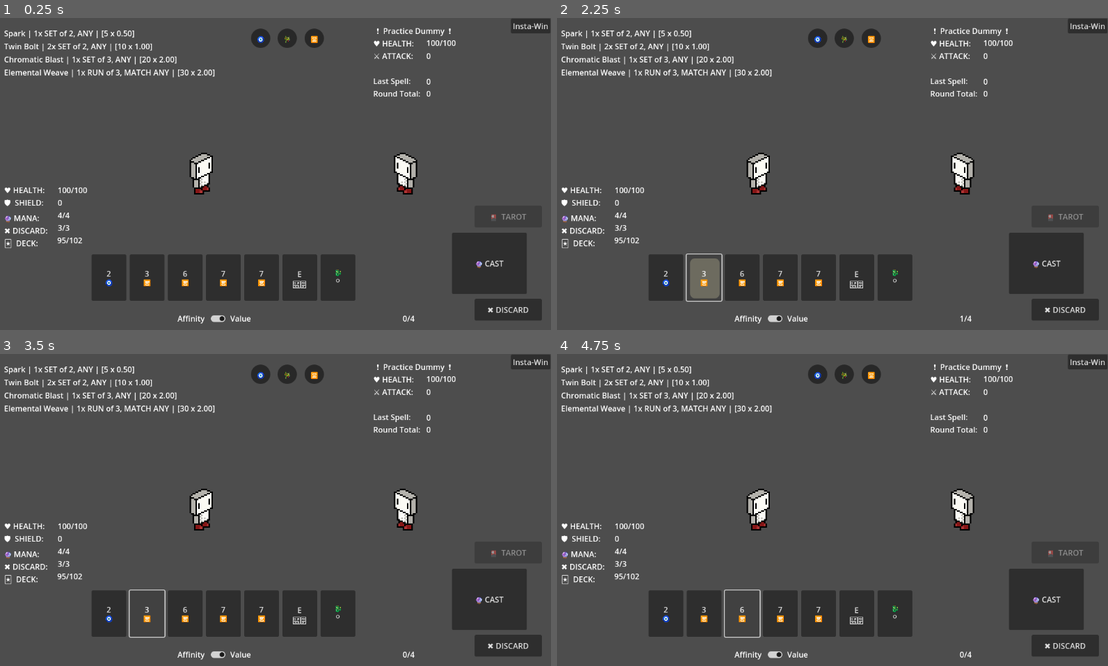
Above: before the commit, frames 1-4 (two rows, left to right).
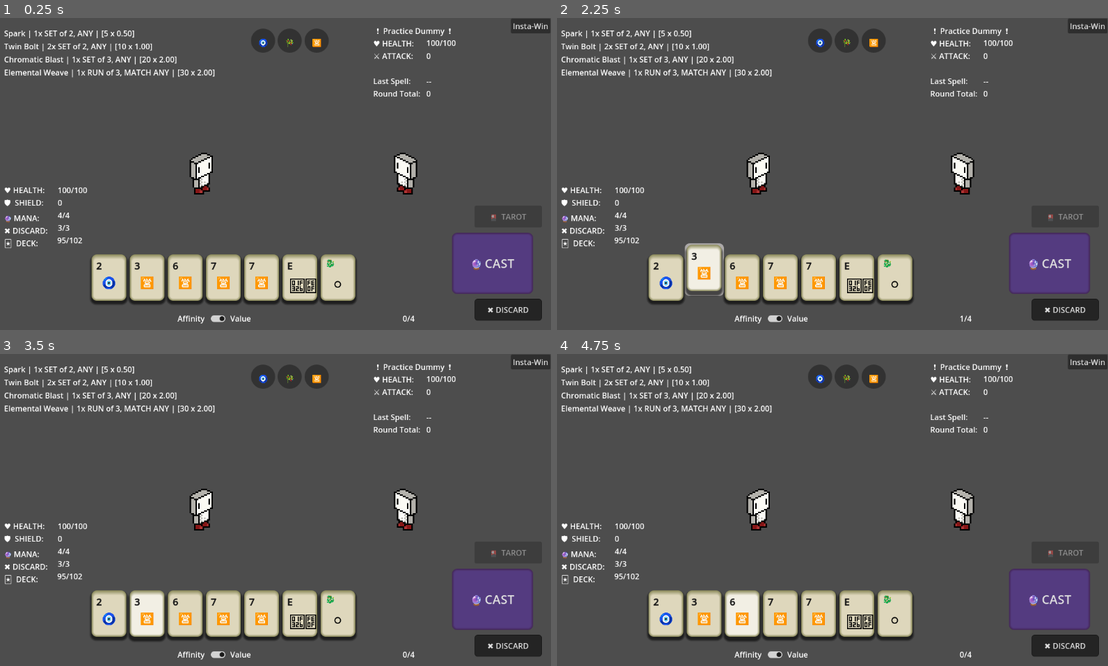
Above: after the commit, the same moments.

Repository: itsdotnickscott/wizard_card_game
Game: Godot game, scene res://scenes/map.tscn
Two runs of this game, one before a commit and one after it. Both use one fixed random seed, a clock stepped at 60 frames per second and the inputs below.
Inputs (mouse positions are in pixels of both pictures, inside the frame that each line leads up to):
- Up to frame 1 (0.25 s): no input
- Up to frame 2 (2.25 s): click (667, 276) at 0.5 s, where only the run before the commit has a clickable "2 🧿"; click (667, 267) at 1.25 s, where only the run after the commit has a clickable "2"; click (705, 276) at 2 s, where only the run before the commit has a clickable "3 🈺"
- Up to frame 3 (3.5 s): click (148, 603) at 2.75 s, where only the run after the commit has a clickable "3"
- Up to frame 4 (4.75 s): click (744, 612) at 3.5 s, where only the run before the commit has a clickable "6 🈺"; click (744, 603) at 4.25 s, where only the run after the commit has a clickable "6"

The runs differ from the first frame. In frame 1, 11% of the frame differs, in the area x 16-97%, y 3-92%; in frame 2, 11%; in frame 3, 11%; in frame 4, 11%.

Commit message:
small vfx work
small work on the card UI and battle buttons to give a bit more flavor

Diff:
--- a/scenes/battle_ui.tscn
+++ b/scenes/battle_ui.tscn
@@ -1,14 +1,93 @@
-[gd_scene load_steps=4 format=3 uid="uid://ds5bf8cdlryeg"]
+[gd_scene load_steps=12 format=3 uid="uid://ds5bf8cdlryeg"]
 
 [ext_resource type="Script" path="res://scripts/battle_ui.gd" id="1_bixgw"]
 [ext_resource type="PackedScene" uid="uid://bbdhec2d0jaoc" path="res://scenes/card_ui.tscn" id="2_j8uyp"]
 
 [sub_resource type="StyleBoxFlat" id="StyleBoxFlat_pjitt"]
-bg_color = Color(0.157274, 0.157274, 0.157274, 1)
-corner_radius_top_left = 20
-corner_radius_top_right = 20
-corner_radius_bottom_right = 20
-corner_radius_bottom_left = 20
+bg_color = Color(0.197937, 0.197937, 0.197937, 1)
+corner_radius_top_left = 25
+corner_radius_top_right = 25
+corner_radius_bottom_right = 25
+corner_radius_bottom_left = 25
+
+[sub_resource type="StyleBoxEmpty" id="StyleBoxEmpty_cbmt3"]
+
+[sub_resource type="StyleBoxEmpty" id="StyleBoxEmpty_y6dgb"]
+
+[sub_resource type="StyleBoxFlat" id="StyleBoxFlat_4rskj"]
+bg_color = Color(0.439276, 0.323401, 0.649058, 1)
+border_width_left = 10
+border_width_top = 10
+border_width_right = 10
+border_width_bottom = 10
+border_color = Color(0.664043, 0.476597, 0.798361, 1)
+border_blend = true
+corner_radius_top_left = 10
+corner_radius_top_right = 10
+corner_radius_bottom_right = 10
+corner_radius_bottom_left = 10
+
+[sub_resource type="StyleBoxFlat" id="StyleBoxFlat_m0m8l"]
+bg_color = Color(0.224952, 0.15242, 0.351464, 1)
+border_width_left = 10
+border_width_top = 10
+border_width_right = 10
+border_width_bottom = 10
+border_color = Color(0.137255, 0.0666667, 0.184314, 1)
+border_blend = true
+corner_radius_top_left = 10
+corner_radius_top_right = 10
+corner_radius_bottom_right = 10
+corner_radius_bottom_left = 10
+
+[sub_resource type="StyleBoxFlat" id="StyleBoxFlat_ja7rt"]
+bg_color = Color(0.329412, 0.231373, 0.501961, 1)
+border_width_left = 5
+border_width_top = 5
+border_width_right = 5
+border_width_bottom = 5
+border_color = Color(0.26814, 0.155801, 0.348471, 1)
+border_blend = true
+corner_radius_top_left = 10
+corner_radius_top_right = 10
+corner_radius_bottom_right = 10
+corner_radius_bottom_left = 10
+
+[sub_resource type="StyleBoxFlat" id="StyleBoxFlat_bbar1"]
+bg_color = Color(0.440353, 6.55781e-07, 4.81308e-08, 1)
+border_width_left = 4
+border_width_top = 4
+border_width_right = 4
+border_width_bottom = 4
+border_color = Color(0.999868, 0.252206, 0.296817, 1)
+border_blend = true
+corner_radius_top_left = 5
+corner_radius_top_right = 5
+corner_radius_bottom_right = 5
+corner_radius_bottom_left = 5
+
+[sub_resource type="StyleBoxFlat" id="StyleBoxFlat_polue"]
+bg_color = Color(0.103744, 0.103744, 0.103744, 1)
+border_width_left = 1
+border_width_top = 1
+border_width_right = 1
+border_width_bottom = 1
+border_color = Color(0.0901961, 0.0901961, 0.0901961, 1)
+corner_radius_top_left = 5
+corner_radius_top_right = 5
+corner_radius_bottom_right = 5
+
+[sub_resource type="StyleBoxFlat" id="StyleBoxFlat_pgk48"]
+bg_color = Color(0.142858, 0.142858, 0.142858, 1)
+border_width_left = 1
+border_width_top = 1
+border_width_right = 1
+border_width_bottom = 1
+border_color = Color(0.0911215, 0.0911214, 0.0911214, 1)
+corner_radius_top_left = 5
+corner_radius_top_right = 5
+corner_radius_bottom_right = 5
+corner_radius_bottom_left = 5
 
 [node name="BattleUI" type="Control"]
 layout_mode = 3
@@ -161,12 +240,13 @@
 
 [node name="Idol1" type="PanelContainer" parent="Idols"]
 layout_mode = 0
-offset_right = 40.0
-offset_bottom = 40.0
+offset_right = 50.0
+offset_bottom = 50.0
 theme_override_styles/panel = SubResource("StyleBoxFlat_pjitt")
 
 [node name="Label" type="Label" parent="Idols/Idol1" groups=["idol_labels"]]
 layout_mode = 2
+theme_override_font_sizes/font_size = 20
 text = "🔥"
 horizontal_alignment = 1
 vertical_alignment = 2
@@ -174,12 +254,13 @@
 [node name="Idol2" type="PanelContainer" parent="Idols"]
 layout_mode = 0
 offset_left = 55.0
-offset_right = 95.0
-offset_bottom = 40.0
+offset_right = 105.0
+offset_bottom = 50.0
 theme_override_styles/panel = SubResource("StyleBoxFlat_pjitt")
 
 [node name="Label" type="Label" parent="Idols/Idol2" groups=["idol_labels"]]
 layout_mode = 2
+theme_override_font_sizes/font_size = 20
 text = "🔥"
 horizontal_alignment = 1
 vertical_alignment = 2
@@ -187,12 +268,13 @@
 [node name="Idol3" type="PanelContainer" parent="Idols"]
 layout_mode = 0
 offset_left = 111.0
-offset_right = 151.0
-offset_bottom = 40.0
+offset_right = 161.0
+offset_bottom = 50.0
 theme_override_styles/panel = SubResource("StyleBoxFlat_pjitt")
 
 [node name="Label" type="Label" parent="Idols/Idol3" groups=["idol_labels"]]
 layout_mode = 2
+theme_override_font_sizes/font_size = 20
 text = "🔥"
 horizontal_alignment = 1
 vertical_alignment = 2
@@ -242,14 +324,20 @@
 offset_top = 389.0
 offset_right = 1133.0
 offset_bottom = 434.0
+theme_override_styles/focus = SubResource("StyleBoxEmpty_cbmt3")
 text = "🎴  TAROT"
 
 [node name="CastButton" type="Button" parent="."]
 layout_mode = 0
 offset_left = 947.0
 offset_top = 445.0
-offset_right = 1102.0
+offset_right = 1115.0
 offset_bottom = 572.0
+theme_override_font_sizes/font_size = 25
+theme_override_styles/focus = SubResource("StyleBoxEmpty_y6dgb")
+theme_override_styles/hover = SubResource("StyleBoxFlat_4rskj")
+theme_override_styles/pressed = SubResource("StyleBoxFlat_m0m8l")
+theme_override_styles/normal = SubResource("StyleBoxFlat_ja7rt")
 text = "🔮 CAST"
 
 [node name="DiscardButton" type="Button" parent="."]
@@ -258,6 +346,9 @@
 offset_top = 582.0
 offset_right = 1133.0
 offset_bottom = 627.0
+theme_override_styles/hover = SubResource("StyleBoxFlat_bbar1")
+theme_override_styles/pressed = SubResource("StyleBoxFlat_polue")
+theme_override_styles/normal = SubResource("StyleBoxFlat_pgk48")
 text = "✖ DISCARD"
 
 [node name="SortToggle" type="CheckButton" parent="."]
--- a/scenes/card_ui.tscn
+++ b/scenes/card_ui.tscn
@@ -1,13 +1,58 @@
-[gd_scene load_steps=3 format=3 uid="uid://bbdhec2d0jaoc"]
+[gd_scene load_steps=7 format=3 uid="uid://bbdhec2d0jaoc"]
 
 [ext_resource type="Script" path="res://scripts/card_ui.gd" id="1_obmbc"]
 
 [sub_resource type="StyleBoxFlat" id="StyleBoxFlat_0j5ra"]
-bg_color = Color(0.841309, 0.823926, 0.667196, 0.792157)
+bg_color = Color(0.94, 0.921513, 0.9212, 0.584314)
 corner_radius_top_left = 10
 corner_radius_top_right = 10
 corner_radius_bottom_right = 10
 corner_radius_bottom_left = 10
+
+[sub_resource type="StyleBoxEmpty" id="StyleBoxEmpty_sbj34"]
+
+[sub_resource type="StyleBoxFlat" id="StyleBoxFlat_ghf1b"]
+bg_color = Color(0.633171, 0.594949, 0.44337, 1)
+border_width_left = 5
+border_width_top = 10
+border_width_right = 5
+border_width_bottom = 5
+border_color = Color(0.270479, 0.267822, 0.158831, 1)
+border_blend = true
+corner_radius_top_left = 10
+corner_radius_top_right = 10
+corner_radius_bottom_right = 10
+corner_radius_bottom_left = 10
+
+[sub_resource type="StyleBoxFlat" id="StyleBoxFlat_xge0b"]
+bg_color = Color(0.947591, 0.936826, 0.892119, 1)
+border_width_left = 5
+border_width_top = 10
+border_width_right = 5
+border_width_bottom = 5
+border_color = Color(0.556863, 0.552941, 0.368627, 1)
+border_blend = true
+corner_radius_top_left = 10
+corner_radius_top_right = 10
+corner_radius_bottom_right = 10
+corner_radius_bottom_left = 10
+shadow_size = 5
+shadow_offset = Vector2(0, 7)
+
+[sub_resource type="StyleBoxFlat" id="StyleBoxFlat_j56dn"]
+bg_color = Color(0.869624, 0.842049, 0.738809, 1)
+border_width_left = 5
+border_width_top = 10
+border_width_right = 5
+border_width_bottom = 5
+border_color = Color(0.557998, 0.551859, 0.369364, 1)
+border_blend = true
+corner_radius_top_left = 10
+corner_radius_top_right = 10
+corner_radius_bottom_right = 10
+corner_radius_bottom_left = 10
+shadow_size = 5
+shadow_offset = Vector2(0, 5)
 
 [node name="CardUI" type="Control"]
 custom_minimum_size = Vector2(75, 96)
@@ -21,10 +66,10 @@
 visible = false
 z_index = -1
 layout_mode = 0
-offset_left = 7.0
-offset_top = 8.0
-offset_right = 68.0
-offset_bottom = 91.0
+offset_left = -4.0
+offset_top = -3.0
+offset_right = 77.0
+offset_bottom = 106.0
 theme_override_styles/panel = SubResource("StyleBoxFlat_0j5ra")
 
 [node name="Button" type="Button" parent="."]
@@ -32,7 +77,34 @@
 layout_mode = 0
 offset_right = 72.0
 offset_bottom = 96.0
-text = "1
-🔥"
+theme_override_colors/font_color = Color(0.12103, 0.12103, 0.12103, 1)
+theme_override_styles/focus = SubResource("StyleBoxEmpty_sbj34")
+theme_override_styles/disabled = SubResource("StyleBoxFlat_ghf1b")
+theme_override_styles/hover = SubResource("StyleBoxFlat_xge0b")
+theme_override_styles/pressed = SubResource("StyleBoxFlat_ghf1b")
+theme_override_styles/normal = SubResource("StyleBoxFlat_j56dn")
+
+[node name="Rank" type="Label" parent="Button"]
+layout_mode = 0
+offset_left = 10.0
+offset_top = 9.0
+offset_right = 56.0
+offset_bottom = 38.0
+theme_override_colors/font_color = Color(0.1, 0.1, 0.1, 1)
+theme_override_colors/font_outline_color = Color(0, 0, 0, 1)
+theme_override_constants/outline_size = 1
+theme_override_font_sizes/font_size = 20
+text = "1"
+
+[node name="Affinity" type="Label" parent="Button"]
+layout_mode = 0
+offset_left = 16.0
+offset_top = 45.0
+offset_right = 56.0
+offset_bottom = 68.0
+theme_override_colors/font_color = Color(0, 0, 0, 1)
+theme_override_font_sizes/font_size = 30
+text = "🔥"
+horizontal_alignment = 1
 
 [connection signal="pressed" from="Button" to="." method="_on_card_pressed"]
--- a/scripts/battle.gd
+++ b/scripts/battle.gd
@@ -24,6 +24,7 @@
 
 func start(enemy_info: EnemyInfo) -> void:
 	total_dmg = 0.0
+	battle_ui.reset_round_damage()
 	player.battle_start()
 	enemy.reset_enemy(enemy_info)
 	battle_ui.update_display(player, enemy)
--- a/scripts/battle_ui.gd
+++ b/scripts/battle_ui.gd
@@ -135,6 +135,11 @@
 		$EnemyStats/RoundTotValue.text = "%d" % [tot_dmg]
 
 
+func reset_round_damage() -> void:
+	$EnemyStats/LastSpellValue.text = "--"
+	$EnemyStats/RoundTotValue.text = "0"
+
+
 func _on_card_update_selected(card: Node, selected: bool) -> void:
 	if selected:
 		# Undo select if max number of cards already selected
@@ -145,11 +150,29 @@
 		# Otherwise add card to selected cards list
 		selected_cards.append(card)
 
+		if selected_cards.size() == select_limit:
+			_disable_unselected_cards()
+
 	else:
+		if selected_cards.size() == select_limit:
+			_enable_all_cards()
+
 		# Remove card from selected cards list
 		selected_cards.erase(card)
 
+
 	$SelectLabel.text = "%d/%d" % [selected_cards.size(), select_limit]
+
+
+func _disable_unselected_cards() -> void:
+	for card in player_hand_ui.get_children():
+		if not card.selected:
+			card.button.disabled = true
+
+
+func _enable_all_cards() -> void:
+	for card in player_hand_ui.get_children():
+		card.button.disabled = false
 
 
 func _on_sort_button_toggled(toggled_on: bool) -> void:
--- a/scripts/card.gd
+++ b/scripts/card.gd
@@ -17,14 +17,14 @@
 	DOT,
 	BAMBOO,
 	CHARACTER,
-	RED_DRAGON,
-	GREEN_DRAGON,
-	WHITE_DRAGON,
 	FIRE,
 	WATER,
 	EARTH,
 	WIND,
 	ARCANA,
+	RED_DRAGON,
+	GREEN_DRAGON,
+	WHITE_DRAGON,
 }
 
 enum Wind { NONE, EAST, SOUTH, WEST, NORTH }
--- a/scripts/card_ui.gd
+++ b/scripts/card_ui.gd
@@ -4,8 +4,10 @@
 signal update_selected(card_ui: Node, selected: bool)
 
 
+@onready var button = get_node("Button")
 @onready var selected_panel = get_node("Selected")
-@onready var button = get_node("Button")
+@onready var rank_label = get_node("Button/Rank")
+@onready var aff_label = get_node("Button/Affinity")
 
 
 var info: Card = null
@@ -15,13 +17,16 @@
 func select_card(to_select: bool = true) -> void:
 	selected = to_select
 	selected_panel.visible = selected
+	position.y = -20 if selected else 0
 
 
 ## Sets the text of the button to the rank/affinity of the card.
 ## Should be called after this scene is already instantiated and added as a child to a scene.
 func set_display(card: Card) -> void:
 	info = card
-	button.text = card.get_rank_str() + "\n" + card.get_affinity_str()
+
+	rank_label.text = card.get_rank_str()
+	aff_label.text = card.get_affinity_str()
 
 
 func _on_card_pressed() -> void:
--- a/scripts/escape_ui.gd
+++ b/scripts/escape_ui.gd
@@ -4,7 +4,7 @@
 signal escape(val: int)
 
 
-@onready var escape_label = get_node("PanelContainer/Escape")
+@onready var escape_label = get_node("EscapePanel/Escape")
 
 
 var damage: int
--- a/scripts/player.gd
+++ b/scripts/player.gd
@@ -172,13 +172,13 @@
 			val += 1
 			aff = 0
 
-	aff = 3
+	aff = 8
 	for i in range(3):
 		for j in range(3):
 			var new_card := Card.new(Card.Type.DRAGON, aff)
 			new_deck.append(new_card)
 			aff += 1
-		aff = 3
+		aff = 8
 
 	var wind := 1
 	for i in range(3):
